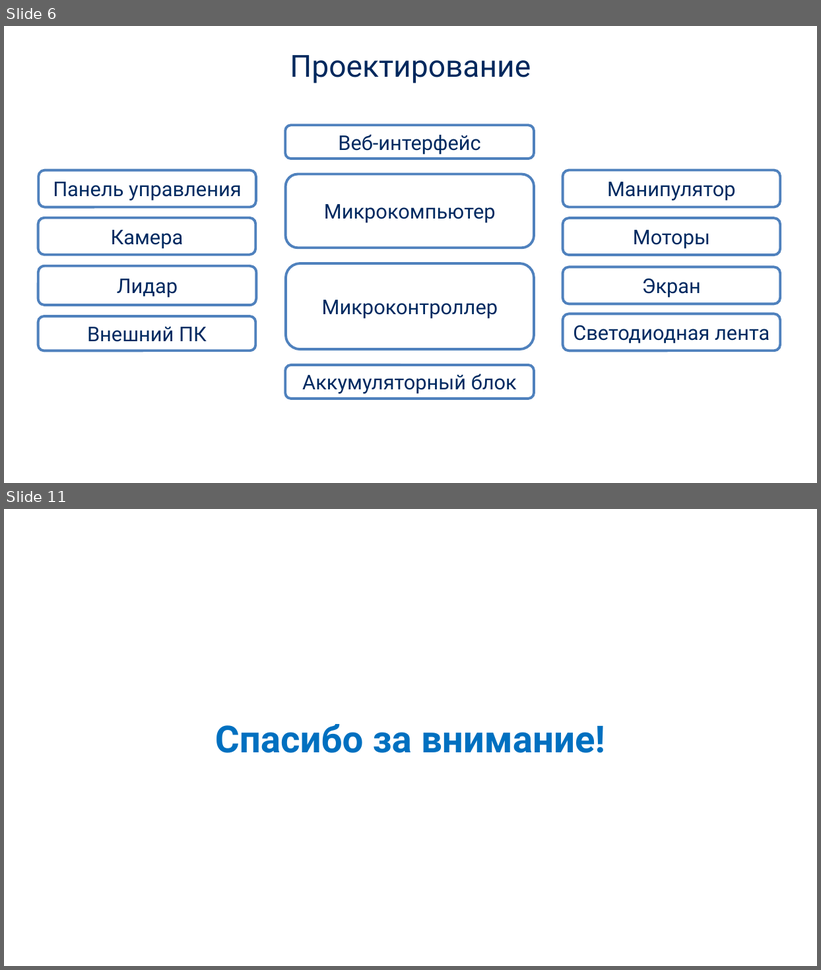
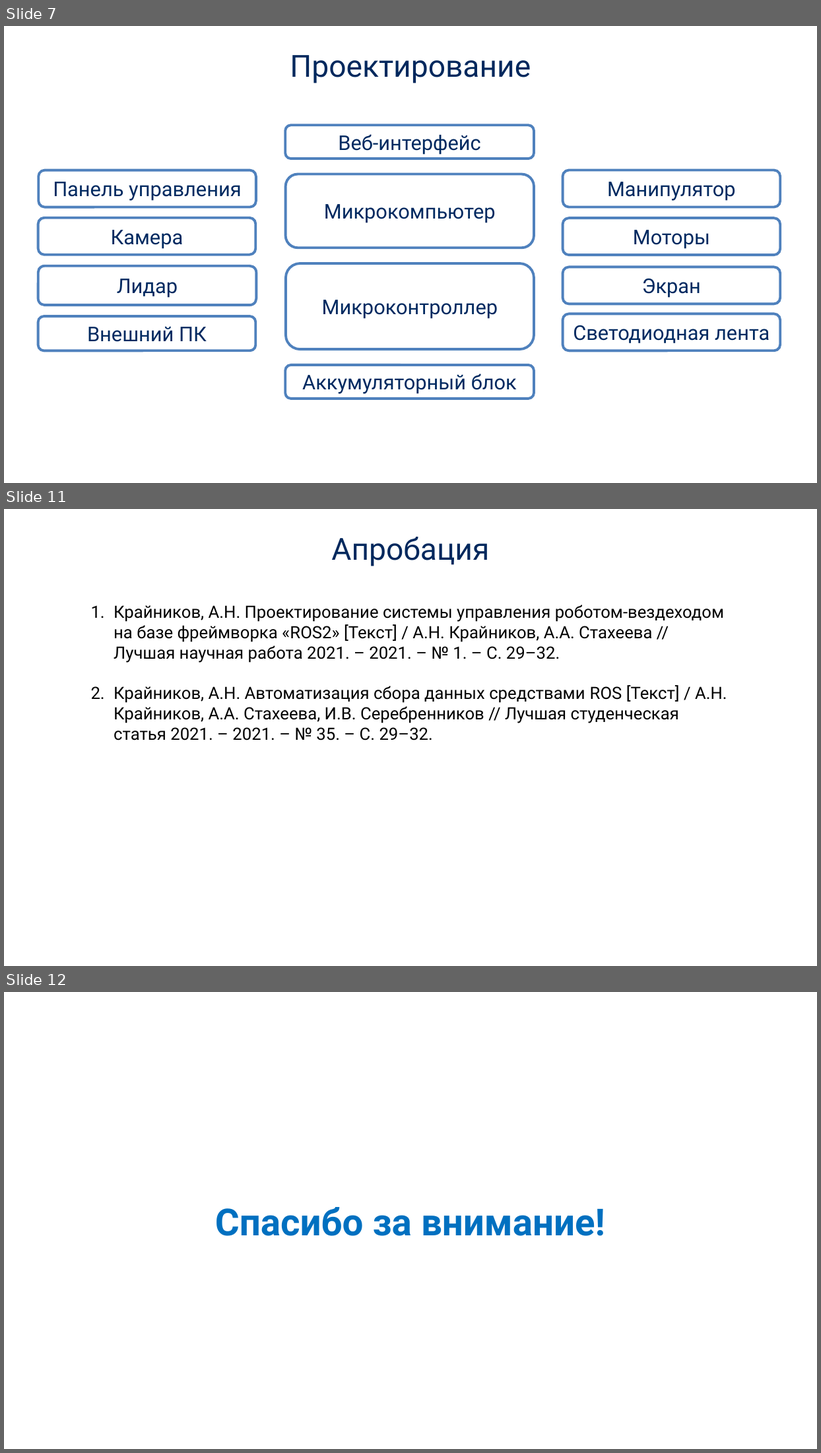
Before and after one commit to incubus-ank/marshmallow_old, a slide deck: Защита.pptx. Shown one above the other, each under a label of ours: slides 6 and 11 before the commit, slides 7, 11 and 12 after it; the slides between them are not shown. The pictures are 821x970 and 821x1453 pixels, drawn with LibreOffice and Linux fonts; fonts in the diff are those of the drawing; background and template pictures are left out. Boxes give left, top, right and bottom in pixels: in the first picture for what was removed or moved away, otherwise in the second. Text is boxed around its words. In the diff, an @@ line names an element or a change of style, - is before the commit and + after.

```diff
--- a/Защита.pptx
+++ b/Защита.pptx
@@ slide 11 added at [4,509,817,966], background picture (left out) @@
@@ text added at [331,537,489,566], 36 pt, text #00285D @@
+Апробация
@@ text added at [114,605,727,741], 20 pt, text #000000 @@
+1. Крайников, А.Н. Проектирование системы управления роботом-вездеходом на базе фреймворка «ROS2» [Текст] / А.Н. Крайников, А.А. Стахеева // Лучшая научная работа 2021. – 2021. – № 1. – С. 29–32.
+2. Крайников, А.Н. Автоматизация сбора данных средствами ROS [Текст] / А.Н. Крайников, А.А. Стахеева, И.В. Серебренников // Лучшая студенческая статья 2021. – 2021. – № 35. – С. 29–32.
@@ what was slide 6 is now slide 7 @@
@@ what was slide 11 is now slide 12 @@
```
Also in this commit, not shown: 4 other slides added, 4 slides removed, 4 other files.
